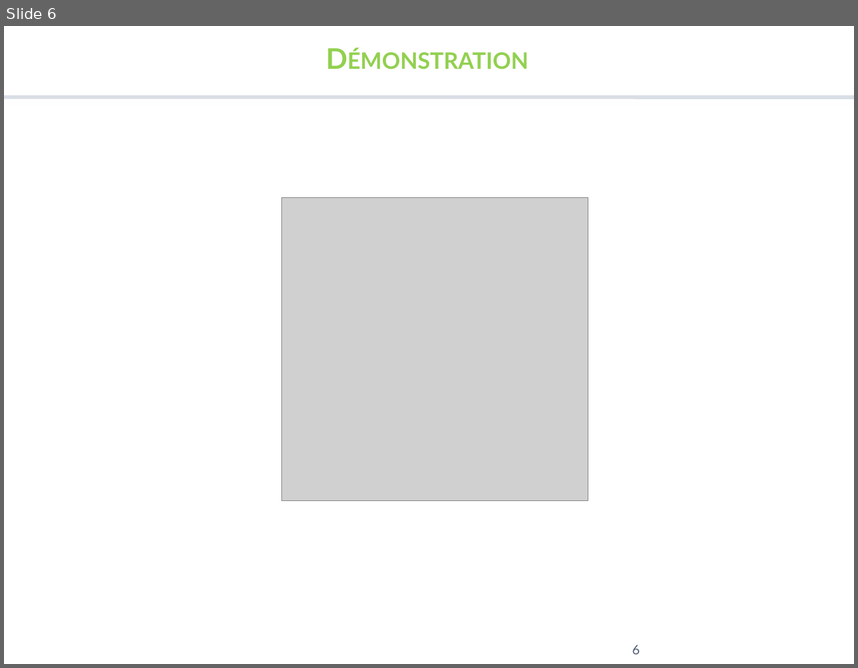
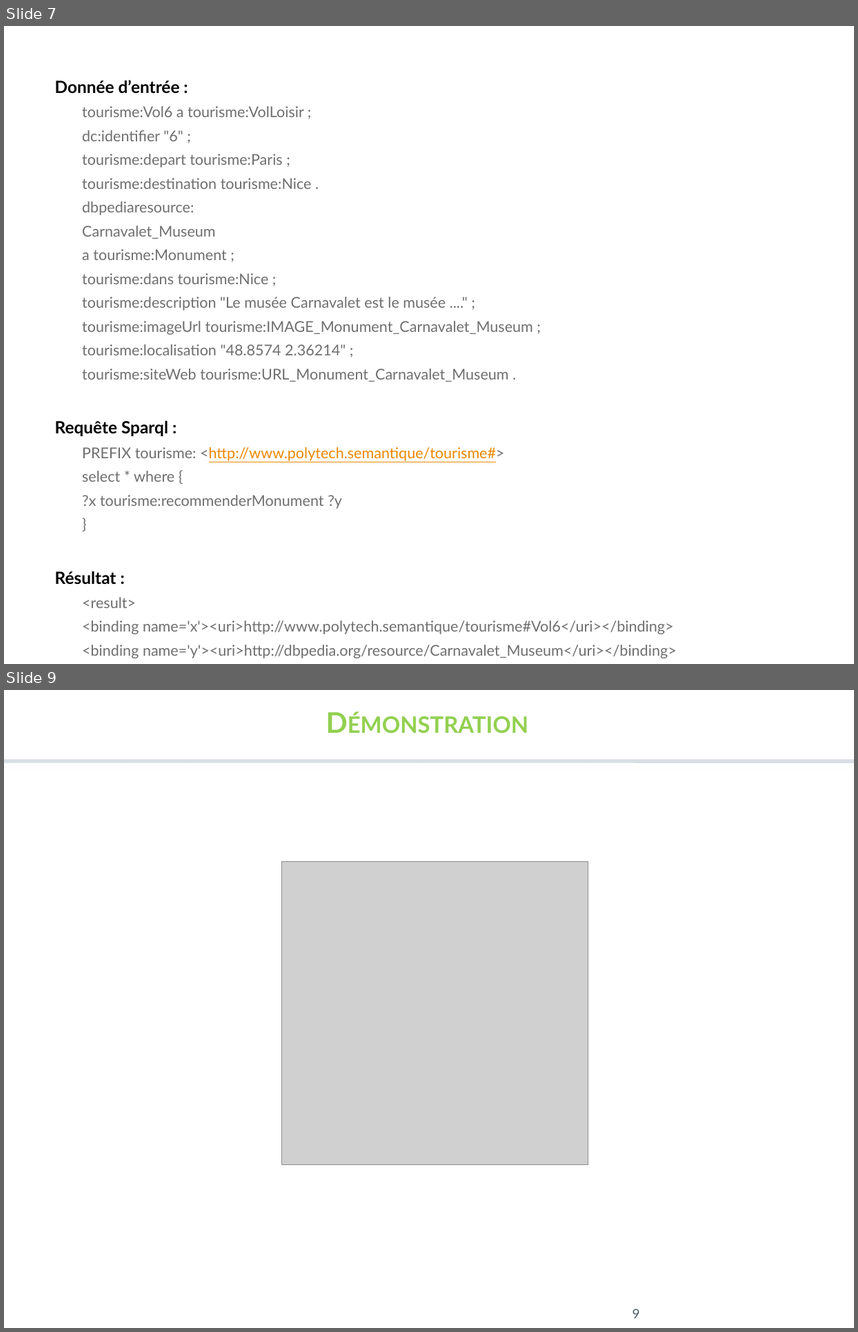
Before and after one commit to MissaouiAhmed/Web_S-mantique_Project, a slide deck: Rendu final/Presentation.pptx. Shown one above the other, each under a label of ours: slide 6 before the commit, slides 7 and 9 after it; the slides between them are not shown. The pictures are 858x668 and 858x1332 pixels, drawn with LibreOffice and Linux fonts; fonts in the diff are those of the drawing; grey boxes stand for pictures; background and template pictures are left out. Boxes give left, top, right and bottom in pixels: in the first picture for what was removed or moved away, otherwise in the second. Text is boxed around its words. In the diff, an @@ line names an element or a change of style, - is before the commit and + after.

```diff
--- a/Rendu final/Presentation.pptx
+++ b/Rendu final/Presentation.pptx
@@ slide 7 added at [4, 26, 854, 664], background #FFFFFF @@
@@ text added at [55, 80, 677, 658], 12.7 pt, text #707070 @@
+Donnée d’entrée :
+  tourisme:Vol6 a tourisme:VolLoisir ;
+  dc:identifier "6" ;
+  tourisme:depart tourisme:Paris ;
+  tourisme:destination tourisme:Nice .
+  dbpediaresource:
+  Carnavalet_Museum
+  a tourisme:Monument ;
+  tourisme:dans tourisme:Nice ;
+  tourisme:description "Le musée Carnavalet est le musée ...." ;
+  tourisme:imageUrl tourisme:IMAGE_Monument_Carnavalet_Museum ;
+  tourisme:localisation "48.8574 2.36214" ;
+  tourisme:siteWeb tourisme:URL_Monument_Carnavalet_Museum .
+Requête Sparql :
+  PREFIX tourisme: <http://www.polytech.semantique/tourisme#>
+  select * where {
+  ?x tourisme:recommenderMonument ?y
+  }
+Résultat :
+  <result>
+  <binding name='x'><uri>http://www.polytech.semantique/tourisme#Vol6</uri></binding>
+  <binding name='y'><uri>http://dbpedia.org/resource/Carnavalet_Museum</uri></binding>
+  </result>
@@ what was slide 6 is now slide 9 @@
@@ page number at [633, 1308, 640, 1318]: text changed @@
-6
+9
```
Also in this commit, not shown: 2 slides changed, 4 other slides added, 3 slides removed, 6 other files.
